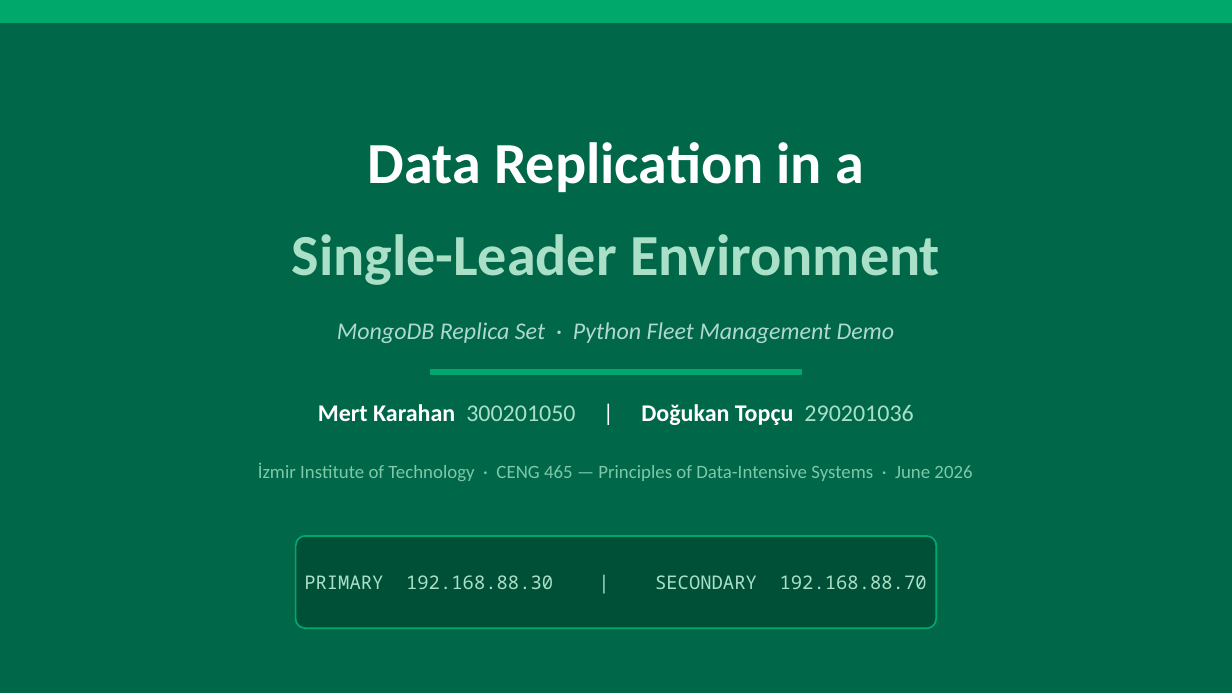
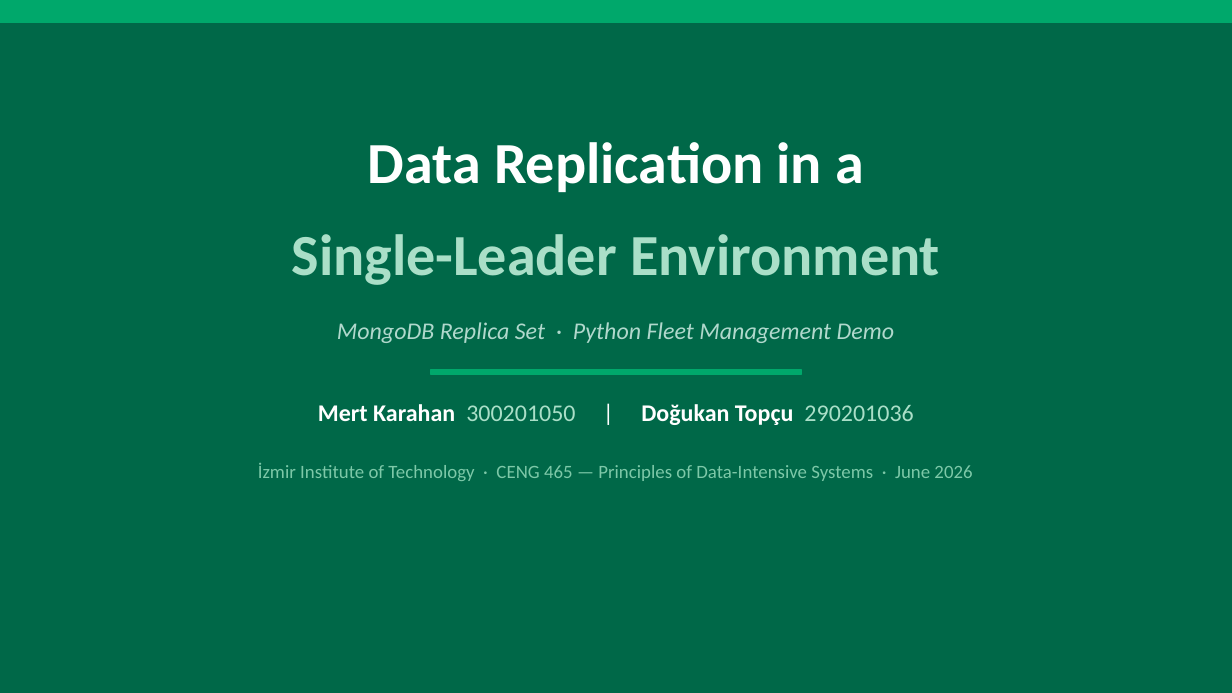
Before and after one commit to mertkarahan955/ceng465_project, a slide deck: slide 1 of presentation/report_presentation.pptx. Drawn at 1232x693 pixels with LibreOffice and Linux fonts; fonts in the diff are those of the drawing. Boxes give left, top, right and bottom in pixels: in the first picture for what was removed or moved away, otherwise in the second. Text is boxed around its words. In the diff, an @@ line names an element or a change of style, - is before the commit and + after.

```diff
--- a/presentation/report_presentation.pptx
+++ b/presentation/report_presentation.pptx
@@ rounded rectangle removed at (296, 536, 936, 628) @@
@@ text removed at (304, 575, 927, 589) @@
-PRIMARY 192.168.88.30 | SECONDARY 192.168.88.70
```
Also in this commit, not shown: 5 other slides changed, 2 slides added, 1 slide removed, 8 other files.
